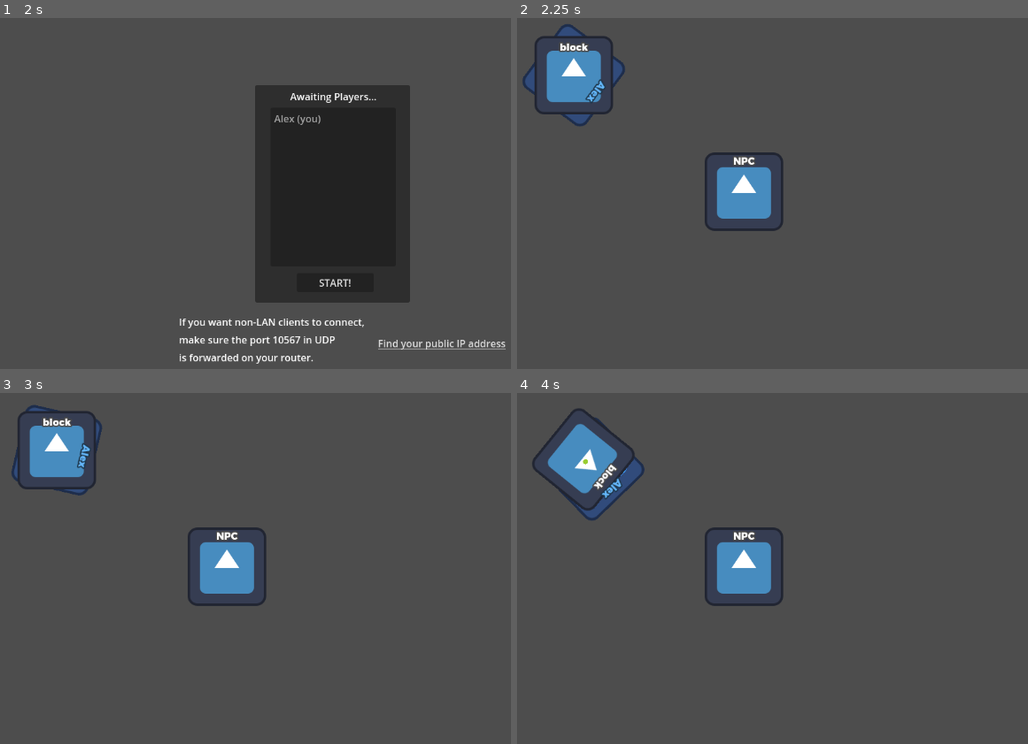
Above: before the commit, frames 1-4 (two rows, left to right).
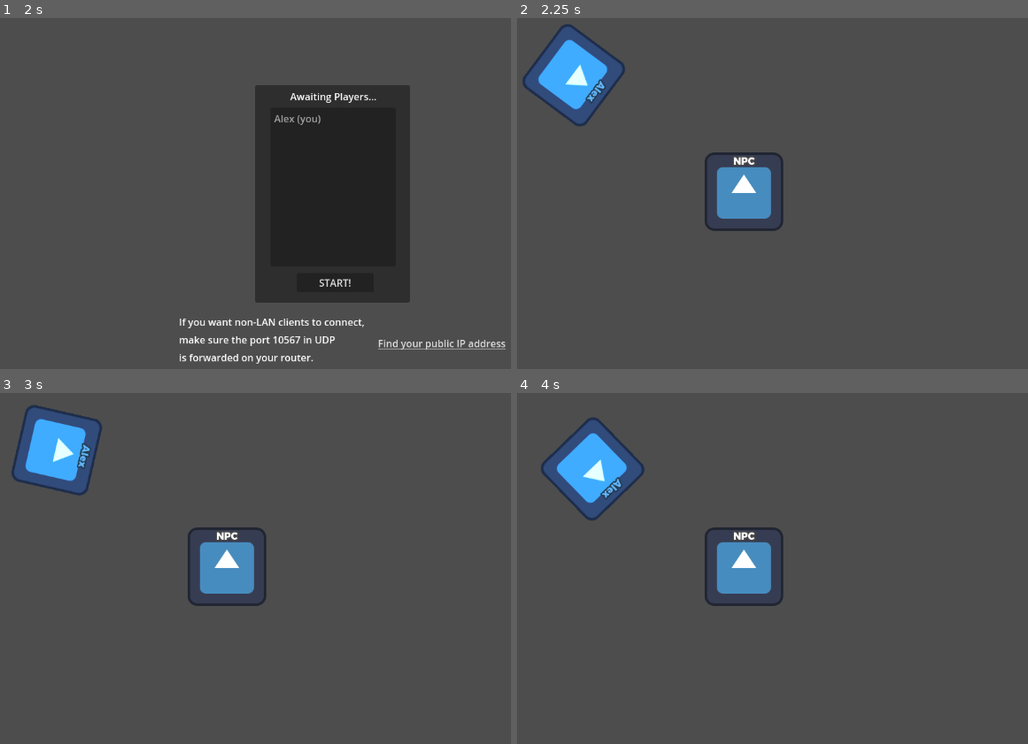
Above: after the commit, the same moments.

Repository: exidle/snake
Game: Godot game, scene res://scenes/lobby.tscn
Two runs of this game, one before a commit and one after it. Both use one fixed random seed, a clock stepped at 60 frames per second and the inputs below. The engine's default icon, where the game draws it, is replaced by a stand-in: a white triangle on a blue panel in a dark square.
Inputs (mouse positions are in pixels of both pictures, inside the frame that each line leads up to):
- Up to frame 1 (2 s): click (306, 175) at 0.52 s; type "Alex" at 0.6 s; click "Host" at 1.25 s
- Up to frame 2 (2.25 s): click "START!" at 2 s
- Up to frame 3 (3 s): tap Enter at 2.75 s; move the mouse to (490, 547) at 2.77 s; hold A (rotate_ccw) from 2.78 s (still down)
- Up to frame 4 (4 s): tap Space (toggle_motion) at 3.5 s; move the mouse to (706, 589) at 3.52 s; release A (rotate_ccw) at 3.53 s; tap D (rotate_cw) at 3.6 s

Frame 1 is identical in both runs. In frame 2, 2.8% of the frame differs, in the area x 3-19%, y 5-28%; in frame 3, 3.0%; in frame 4, 2.9%.

Commit message:
Client/Server snake eat npc

Diff:
--- a/gamestate.gd
+++ b/gamestate.gd
@@ -156,3 +156,10 @@
 ## Returns an unique-looking player color based on the name's hash.
 func get_player_color(p_name: String) -> Color:
 	return Color.from_hsv(wrapf(p_name.hash() * 0.001, 0.0, 1.0), 0.6, 1.0)
+
+
+## logging fun
+func ms_log(v: String):
+	var s = "[client]"
+	if is_multiplayer_authority(): s = "[server]"
+	print(s, str(Time.get_ticks_msec()), '# ', v)
--- a/logic/block.gd
+++ b/logic/block.gd
@@ -77,8 +77,9 @@
 	if parent_block:
 		motion_multiplier = parent_block.motion_multiplier
 
+@rpc("authority", "call_local", "reliable")
 func on_npc_bump() -> void:
-	print("Player %s enters into npc_block" % str(name))
+	gamestate.ms_log("%s Player %s enters into npc_block" % [name, str(name)])
 	snake.call_deferred("add_player_block")
 
 func _draw():
--- a/logic/npc_block.gd
+++ b/logic/npc_block.gd
@@ -1,6 +1,13 @@
 extends CharacterBody2D
 
+@onready var is_active = true
+
 func _on_collision_area_body_entered(body):
+	if not is_active: return
 	if body.has_method("on_npc_bump"):
-		body.on_npc_bump()
-	$AnimationPlayer.play("Dissolve")
+		gamestate.ms_log("%s NpcBlock collision detected" % name)
+		is_active = false
+		if is_multiplayer_authority():
+			gamestate.ms_log("NpcBlock is calling on_npc_bump")
+			body.on_npc_bump.rpc()
+		$AnimationPlayer.play("Dissolve")
--- a/logic/snake.gd
+++ b/logic/snake.gd
@@ -43,4 +43,5 @@
 	block.global_position = block_parent.global_position
 	block.rotation = block_parent.rotation
 	block.parent_block = block_parent
+	block.snake = self
 	$snake_blocks.add_child(block)
--- a/scenes/NpcBlock.tscn
+++ b/scenes/NpcBlock.tscn
@@ -45,6 +45,7 @@
 [node name="npc_block" type="CharacterBody2D"]
 collision_layer = 2
 collision_mask = 3
+motion_mode = 1
 script = ExtResource("1_h5j8b")
 
 [node name="sprite" type="Sprite2D" parent="."]
--- a/scenes/block.tscn
+++ b/scenes/block.tscn
@@ -10,6 +10,7 @@
 
 [node name="block" type="CharacterBody2D"]
 collision_mask = 16
+motion_mode = 1
 script = ExtResource("1_gm7hs")
 
 [node name="sprite" type="Sprite2D" parent="."]
--- a/scenes/snake.tscn
+++ b/scenes/snake.tscn
@@ -31,10 +31,6 @@
 [node name="head" parent="snake_blocks" node_paths=PackedStringArray("snake") instance=ExtResource("1_6gasg")]
 snake = NodePath("../..")
 
-[node name="block" parent="snake_blocks" node_paths=PackedStringArray("parent_block", "snake") instance=ExtResource("1_6gasg")]
-parent_block = NodePath("../head")
-snake = NodePath("../..")
-
 [node name="Inputs" type="Node2D" parent="."]
 script = ExtResource("3_cqtuq")
 
